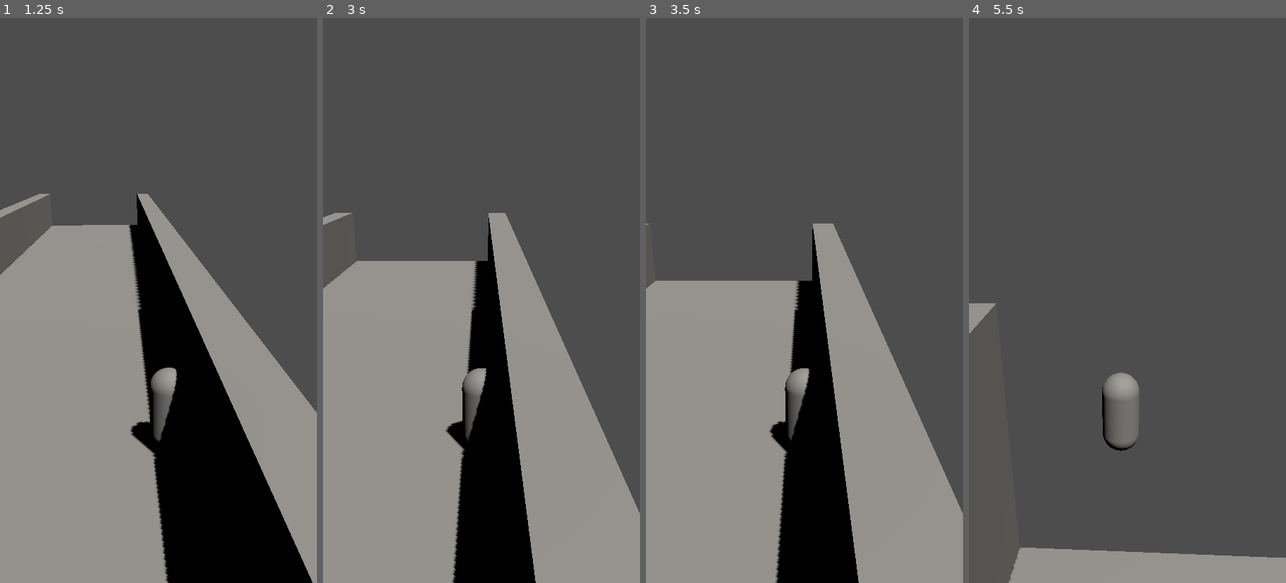
Above: before the commit, frames 1-4 (left to right).
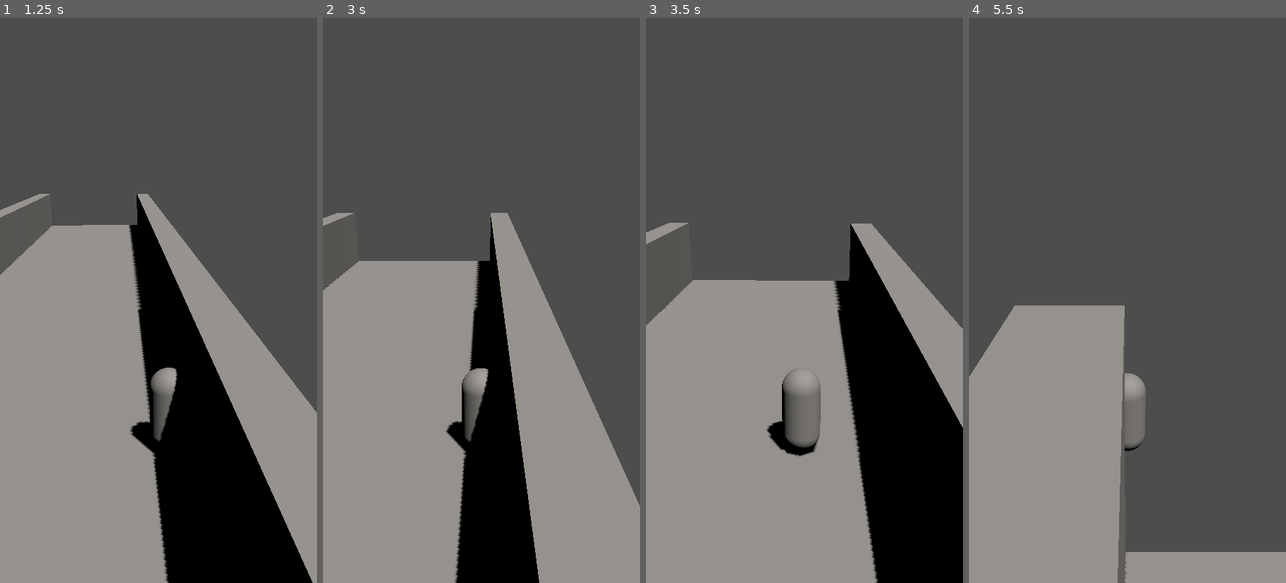
Above: after the commit, the same moments.

Repository: KolovratRUS/Relic-Run
Game: Godot game, scene res://scenes/levels/prototype_level.tscn
The game is run twice, just before and just after one commit, with the same random seed, the same clock (stepped at 60 frames per second) and the same inputs.
Inputs (mouse positions are in pixels of both pictures, inside the frame that each line leads up to):
- Up to frame 1 (1.25 s): move the mouse to (228, 272) at 0.52 s; hold D (move_right) from 0.53 s (still down); click (228, 272) at 0.67 s
- Up to frame 2 (3 s): release D (move_right) at 1.25 s; drag from (418, 328) to (465, 413) at 1.27 s; move the mouse to (513, 176) at 2.02 s; hold D (move_right) 2.03-2.75 s; click (513, 176) at 2.17 s; drag from (465, 413) to (386, 215) at 2.77 s
- Up to frame 3 (3.5 s): no input
- Up to frame 4 (5.5 s): move the mouse to (1222, 385) at 3.52 s; hold A (move_left) 3.53-4.25 s; click (1222, 385) at 3.67 s; drag from (1032, 215) to (1079, 159) at 4.27 s; move the mouse to (1143, 300) at 5.02 s; hold A (move_left) from 5.03 s (still down); click (1143, 300) at 5.17 s

Frame 1 is identical in both runs. In frame 2, 1.9% of the frame differs, in the area x 0-100%, y 34-100%; in frame 3, 30%, in the area x 0-100%, y 36-100%; in frame 4, 21%.

Commit message:
Add mobile drag controls

Diff:
--- a/scripts/player/player.gd
+++ b/scripts/player/player.gd
@@ -1,28 +1,120 @@
 extends CharacterBody3D
 
+## Forward movement
 @export var forward_speed: float = 10.0
+## Maximum horizontal speed from keyboard input
 @export var max_horizontal_speed: float = 8.0
+## Keyboard acceleration
 @export var acceleration: float = 15.0
+## Keyboard deceleration
 @export var deceleration: float = 20.0
+## Half the corridor width; position = clamp(x, -this, +this)
 @export var corridor_half_width: float = 4.0
 @export var gravity: float = 20.0
 
+## Drag controls
+## Multiplier applied to raw drag delta before converting to velocity
+@export var drag_sensitivity: float = 0.04
+## Cap the horizontal influence from drag
+@export var max_drag_velocity: float = 8.0
+## Ignore drag deltas smaller than this (world units per event)
+@export var drag_deadzone: float = 2.0
+
+## Internal keyboard horizontal target
 var _target_horizontal_velocity: float = 0.0
+## Whether a drag gesture is currently active
+var _drag_active: bool = false
+## Accumulated drag horizontal influence
+var _drag_accumulator: float = 0.0
+
+
+func _input(event: InputEvent) -> void:
+	if event is InputEventScreenTouch:
+		_handle_touch(event as InputEventScreenTouch)
+	elif event is InputEventScreenDrag:
+		_handle_screen_drag(event as InputEventScreenDrag)
+	elif event is InputEventMouseButton:
+		_handle_mouse_button(event as InputEventMouseButton)
+	elif event is InputEventMouseMotion:
+		_handle_mouse_motion(event as InputEventMouseMotion)
+
+
+func _handle_touch(event: InputEventScreenTouch) -> void:
+	if event.get_index() != 0:
+		return
+
+	if event.pressed:
+		_start_drag()
+	else:
+		_end_drag()
+
+
+func _handle_screen_drag(event: InputEventScreenDrag) -> void:
+	if not _drag_active:
+		return
+	_apply_drag_delta(event.relative.x)
+
+
+func _handle_mouse_button(event: InputEventMouseButton) -> void:
+	if event.button_index != MOUSE_BUTTON_LEFT:
+		return
+
+	if event.pressed:
+		_start_drag()
+	else:
+		_end_drag()
+
+
+func _handle_mouse_motion(event: InputEventMouseMotion) -> void:
+	if not _drag_active:
+		return
+	_apply_drag_delta(event.relative.x)
+
+
+func _start_drag() -> void:
+	_drag_active = true
+	_drag_accumulator = 0.0
+
+
+func _end_drag() -> void:
+	_drag_active = false
+	_drag_accumulator = 0.0
+
+
+func _apply_drag_delta(delta: float) -> void:
+	if abs(delta) < drag_deadzone:
+		_drag_accumulator += delta
+		return
+
+	# Apply sensitive scaling and clamp
+	var scaled: float = delta * drag_sensitivity
+	_drag_accumulator += scaled
+	_drag_accumulator = clamp(_drag_accumulator, -max_drag_velocity, max_drag_velocity)
 
 
 func _physics_process(delta: float) -> void:
 	if not is_on_floor():
 		velocity.y -= gravity * delta
 
-	var input_axis := Input.get_axis("move_left", "move_right")
+	# Keyboard input has priority while active.
+	var keyboard_axis := Input.get_axis("move_left", "move_right")
+	var target_velocity: float
 
-	if input_axis != 0.0:
-		_target_horizontal_velocity = input_axis * max_horizontal_speed
+	if keyboard_axis != 0.0:
+		target_velocity = keyboard_axis * max_horizontal_speed
+		_drag_active = false
+		_drag_accumulator = 0.0
+	elif _drag_active:
+		target_velocity = _drag_accumulator
 	else:
-		_target_horizontal_velocity = 0.0
+		target_velocity = 0.0
 
-	var rate: float = acceleration if input_axis != 0.0 else deceleration
-	velocity.x = move_toward(velocity.x, _target_horizontal_velocity, rate * delta)
+	var rate: float = acceleration if (keyboard_axis != 0.0 or _drag_active) else deceleration
+	velocity.x = move_toward(velocity.x, target_velocity, rate * delta)
+
+	# Decay drag accumulator when not actively dragging so release feels smooth
+	if not _drag_active and _drag_accumulator != 0.0:
+		_drag_accumulator = move_toward(_drag_accumulator, 0.0, deceleration * delta * 0.5)
 
 	velocity.z = -forward_speed
 
